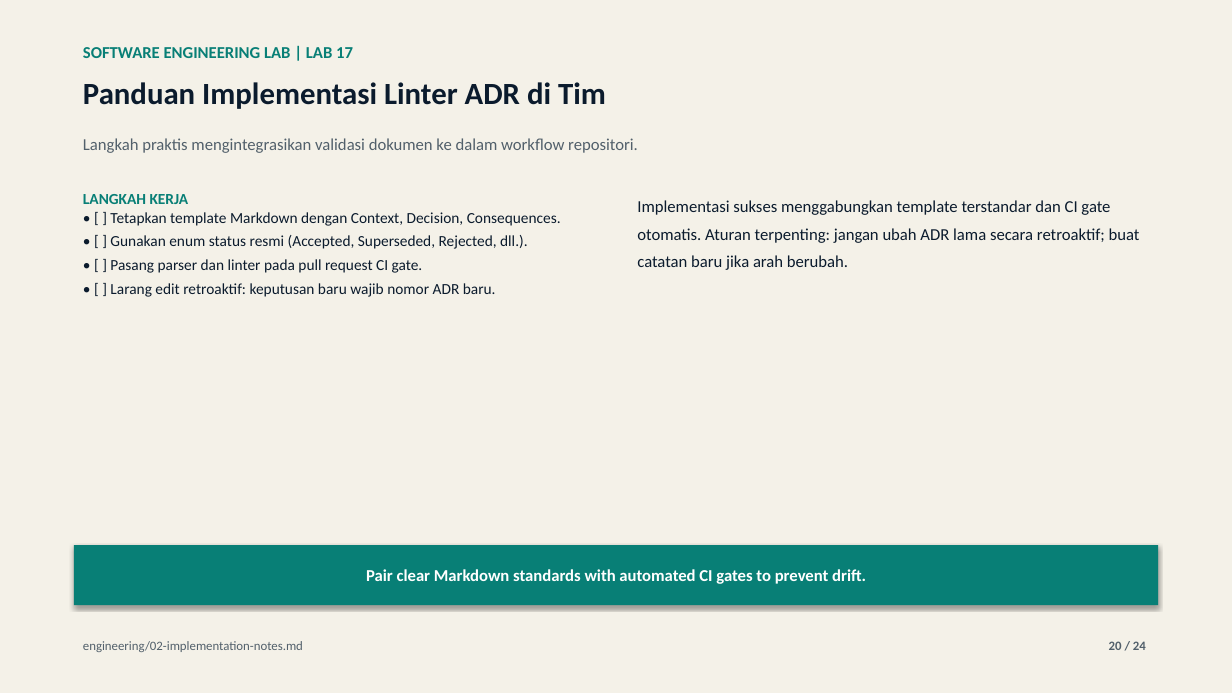
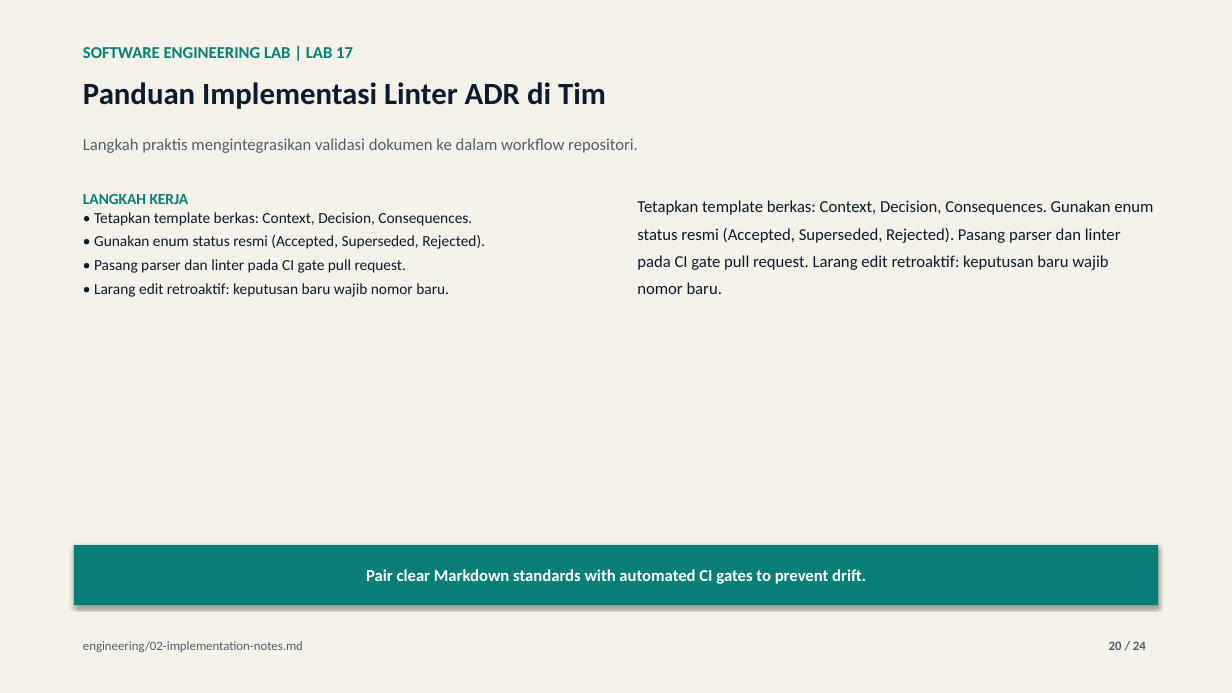
Before and after one commit to lukman-ss/software-engineering-lab, a slide deck: slide 20 of labs/17-architecture-decision-record/result/linkedin/lab-17-architecture-decision-record-carousel.pptx. Drawn at 1232x693 pixels with LibreOffice and Linux fonts; fonts in the diff are those of the drawing. Boxes give left, top, right and bottom in pixels: in the first picture for what was removed or moved away, otherwise in the second. Text is boxed around its words. In the diff, an @@ line names an element or a change of style, - is before the commit and + after.

```diff
--- a/labs/17-architecture-decision-record/result/linkedin/lab-17-architecture-decision-record-carousel.pptx
+++ b/labs/17-architecture-decision-record/result/linkedin/lab-17-architecture-decision-record-carousel.pptx
@@ text at [637,200,1153,294]: text changed @@
-Implementasi sukses menggabungkan template terstandar dan CI gate otomatis. Aturan terpenting: jangan ubah ADR lama secara retroaktif; buat catatan baru jika arah berubah.
+Tetapkan template berkas: Context, Decision, Consequences. Gunakan enum status resmi (Accepted, Superseded, Rejected). Pasang parser dan linter pada CI gate pull request. Larang edit retroaktif: keputusan baru wajib nomor baru.
@@ text at [94,212,485,297]: text changed @@
-• [ ] Tetapkan template Markdown dengan Context, Decision, Consequences.
-• [ ] Gunakan enum status resmi (Accepted, Superseded, Rejected, dll.).
-• [ ] Pasang parser dan linter pada pull request CI gate.
-• [ ] Larang edit retroaktif: keputusan baru wajib nomor ADR baru.
+• Tetapkan template berkas: Context, Decision, Consequences.
+• Gunakan enum status resmi (Accepted, Superseded, Rejected).
+• Pasang parser dan linter pada CI gate pull request.
+• Larang edit retroaktif: keputusan baru wajib nomor baru.
```
Also in this commit, not shown: 16 other slides changed, 4 other files.
